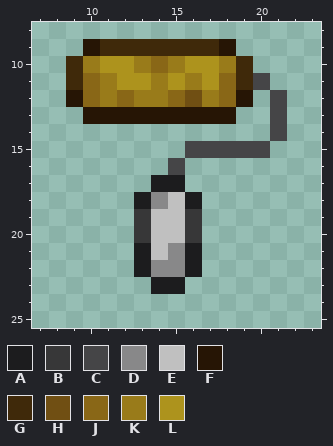
Pixel-art sprite: Resources/Textures/_gaggle/Objects/Tools/Painting/paintroller.rsi/icon.png. Above: the version before the commit.
The file is 32x32 pixels. Shown: x 7..23, y 8..25.
Palette (. is transparent): A #1c1c1e  B #373738  C #454547  D #888889  E #c0c0c0  F #261505  G #3f290a  H #704f13  J #896717  K #997b1a  L #ad931d
Pixels before, first column x 9:
 9 .FGGGGGGGF...
10 GKLLKJKLLKG..
11 GJKLLKLKLJGC.
12 FJKJKKJHKJF.C
13 .FFFFFFFFF..C
14 ............C
15 .......CCCCC.
16 ......C......
17 .....AA......
18 ....ADEA.....
19 ....BEEB.....
20 ....BEEB.....
21 ....AEDA.....
22 ....ADDA.....
23 .....AA......
After the commit:
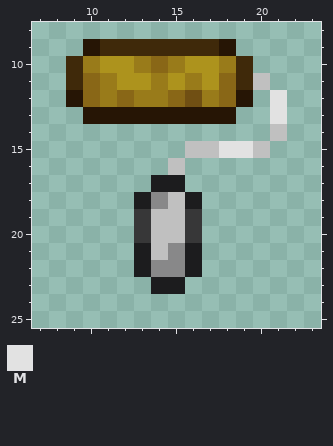
Colours new in this view: M #e2e2e2
The exact change:
y 11: x 20 C -> E
y 12..13: x 21 C -> M
y 14: x 21 C -> E
y 15: x 16..20 CCCCC -> EEMME
y 16: x 15 C -> E
Boxes around the changes in both pictures, in picture pixels (x1, y1, x2, y2):
changed: (168, 73, 287, 175)
